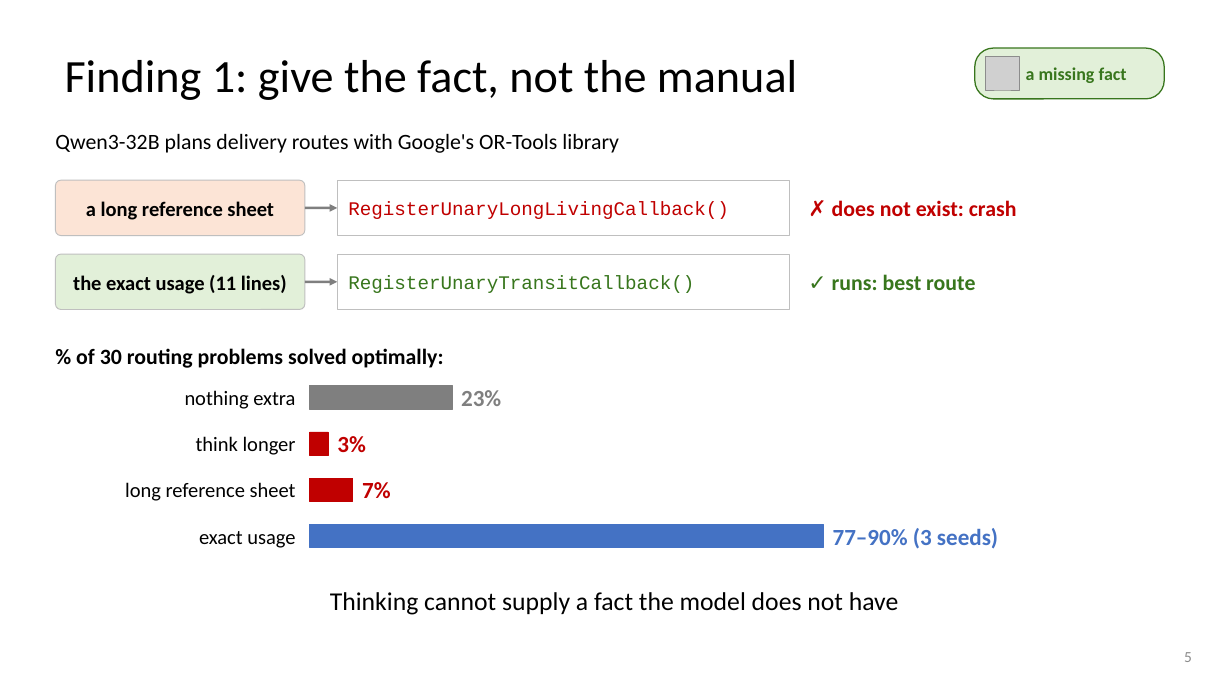
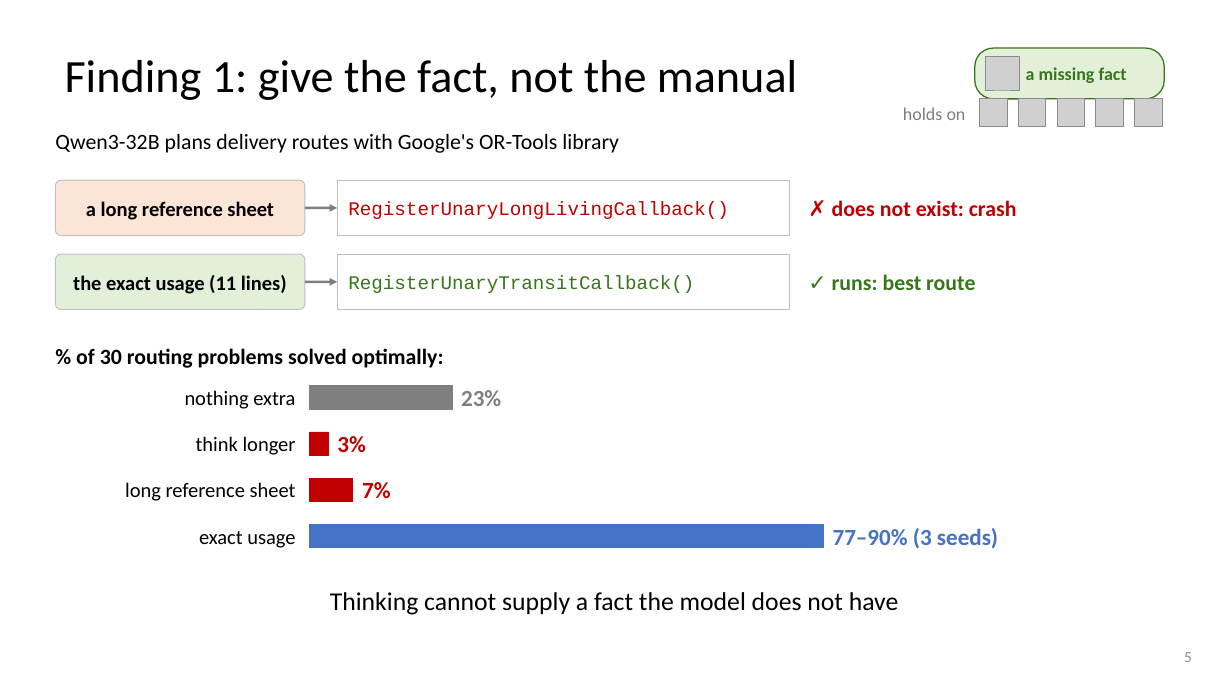
Before and after one commit to dlwns147/CSED490E_Project_Team5, a slide deck: slide 5 of PROPOSAL_slides.pptx. Drawn at 1232x693 pixels with LibreOffice and Linux fonts; fonts in the diff are those of the drawing; grey boxes stand for pictures. Boxes give left, top, right and bottom in pixels: in the first picture for what was removed or moved away, otherwise in the second. Text is boxed around its words. In the diff, an @@ line names an element or a change of style, - is before the commit and + after.

```diff
--- a/PROPOSAL_slides.pptx
+++ b/PROPOSAL_slides.pptx
@@ text added at [903, 107, 966, 120], 14 pt, text #7F7F7F @@
+holds on
@@ picture added at [980, 99, 1007, 127] @@
@@ picture added at [1019, 99, 1046, 127] @@
@@ picture added at [1057, 99, 1085, 127] @@
@@ picture added at [1096, 99, 1124, 127] @@
@@ picture added at [1135, 99, 1163, 127] @@
```
Also in this commit, not shown: 9 other slides changed, 1 slide added, 10 other files.
